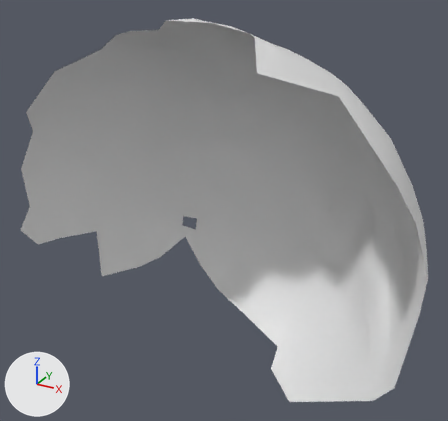
The OBJ model res/final/onecam_fullvolume/18/cleanedup/FullVolium.000643.obj: old version first, new version second.
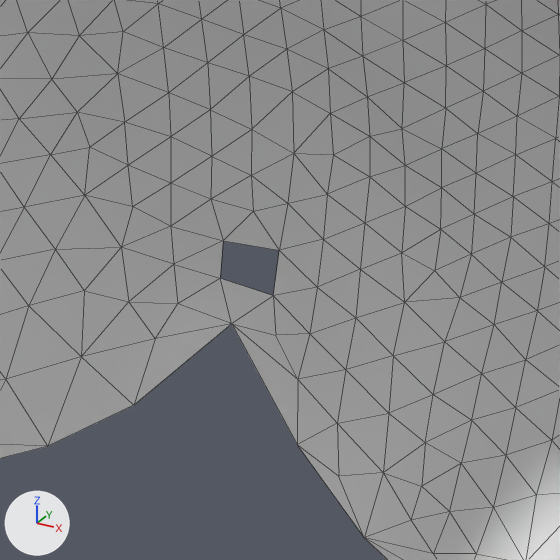
Old and new are each drawn whole from a camera (50 mm lens) standing at (78.9, -857.7, 1267.8) and looking at (-23.7, -671.2, 1174.6) and again close up on the part from 29% to 59% of the width and 37% to 70% of the height. Lighting does not change. The marker at lower left points along +X, +Y and +Z. The close-ups show mesh edges as thin lines. Where no turn or scale is listed for an object, it has been applied to the vertices.

Names of what the first close-up shows: 'FullVolium.000643'.
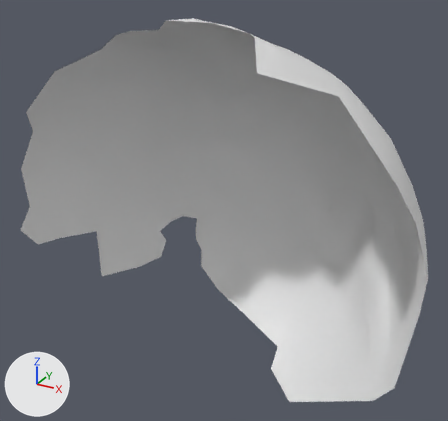
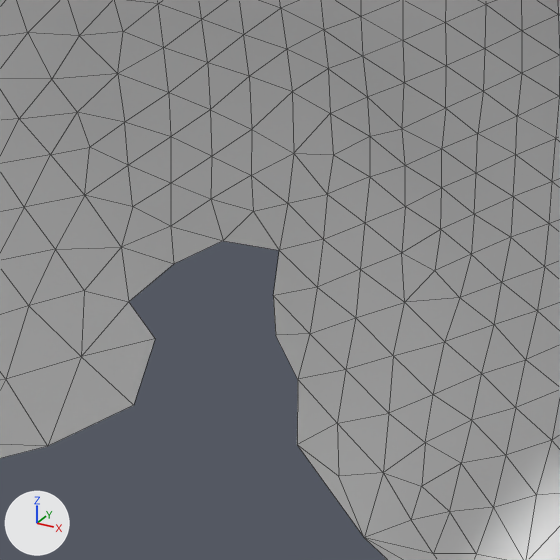
Changed parts and their boxes [x1, y1, x2, y2] in the close-ups (560 x 560 px):
```json
{"part": 1, "of": "me_fullvolium_000643", "change": "deleted", "before": [129, 241, 298, 444]}
```

The change, as JSON lines over the scene's bpy script:
```json
{"block": "me_fullvolium_000643", "where": "# used by ob_fullvolium_000643; location = (0.0, 0.0, 0.0)"}
{"op": "remove", "block": "me_fullvolium_000643", "code": "me_fullvolium_000643.from_pydata(...)  # 811 vertices, 1583 faces; spans x -102.0..54.0, y -719.0..-625.0, z 1101.0..1245.0"}
{"op": "add", "block": "me_fullvolium_000643", "code": "me_fullvolium_000643.from_pydata(...)  # 808 vertices, 1572 faces; spans x -102.0..54.0, y -719.0..-625.0, z 1101.0..1245.0"}
{"block": "me_fullvolium_000643", "change": "me_fullvolium_000643 part 1"}
{"block": "me_fullvolium_000643", "change": "3 vertices are removed from x -68.0..-62.0, y -641.0..-637.0, z 1141.0..1145.0"}
{"block": "me_fullvolium_000643", "change": "11 faces are deleted"}
```
